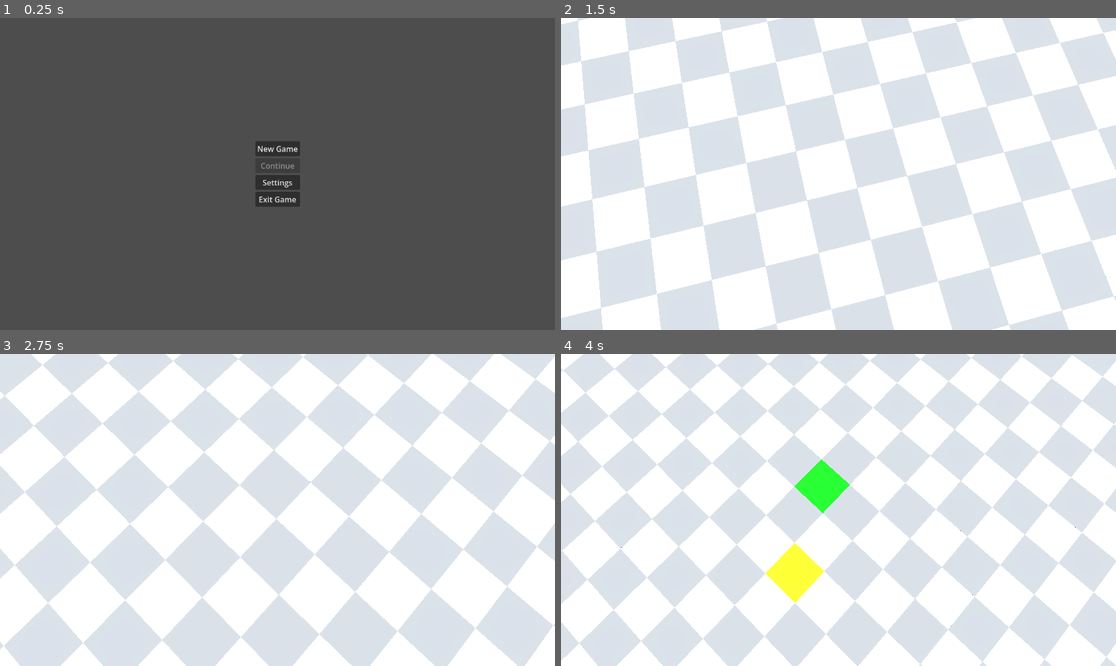
Above: before the commit, frames 1-4 (two rows, left to right).
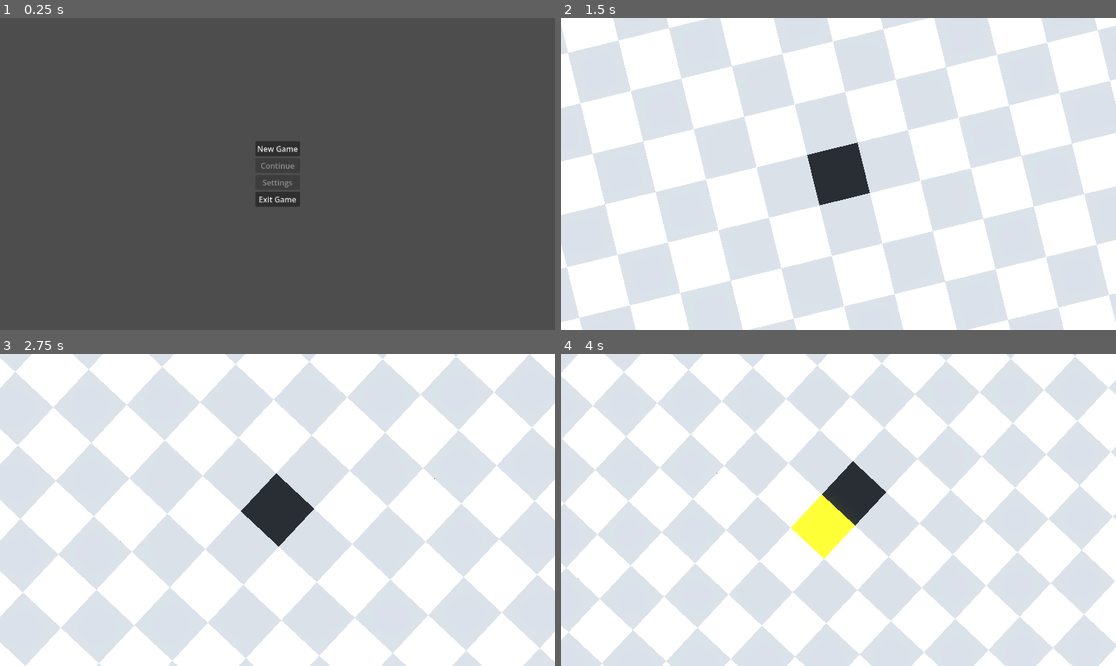
Above: after the commit, the same moments.

Repository: KaschaArtem/Hamlet
Game: Godot game, scene res://scenes/active_scenes/main_menu.tscn
The game is run twice, just before and just after one commit, with the same random seed, the same clock (stepped at 60 frames per second) and the same inputs.
Inputs (mouse positions are in pixels of both pictures, inside the frame that each line leads up to):
- Up to frame 1 (0.25 s): no input
- Up to frame 2 (1.5 s): click "New Game" at 0.5 s; tap Enter at 1.25 s; move the mouse to (960, 158) at 1.27 s; hold Q (rotate_camera_left) from 1.28 s (still down); click (960, 158) at 1.42 s
- Up to frame 3 (2.75 s): move the mouse to (166, 525) at 2.02 s; release Q (rotate_camera_left) at 2.03 s; tap E (rotate_camera_right) at 2.1 s; click (166, 525) at 2.17 s
- Up to frame 4 (4 s): tap Space at 2.75 s; move the mouse to (894, 441) at 2.77 s; tap 2 (set_build_to_field) at 2.85 s; click (894, 441) at 2.92 s; tap Enter at 3.5 s; move the mouse to (810, 572) at 3.52 s; tap 1 (set_build_to_house) at 3.6 s; click (810, 572) at 3.67 s

The runs differ from the first frame. In frame 1, less than 0.1% of the frame differs, in the area x 47-53%, y 51-55%; in frame 2, 32%; in frame 3, 56%, in the area x 0-100%, y 0-100%; in frame 4, 53%.

Commit message:
added conditions for building and destroying

Diff:
--- a/scenes/active_scenes/game.tscn
+++ b/scenes/active_scenes/game.tscn
@@ -6,6 +6,7 @@
 [ext_resource type="PackedScene" uid="uid://ci0nlieych60m" path="res://scenes/game_scenes/objects_scenes/tile.tscn" id="2_amqpi"]
 [ext_resource type="PackedScene" uid="uid://w5ckrpu1yclv" path="res://scenes/game_scenes/objects_scenes/field.tscn" id="3_6djtn"]
 [ext_resource type="PackedScene" uid="uid://dncobx6fil0al" path="res://scenes/game_scenes/objects_scenes/house.tscn" id="4_5uvhb"]
+[ext_resource type="PackedScene" uid="uid://cjxhndyn3jg3" path="res://scenes/game_scenes/objects_scenes/main_tile.tscn" id="4_g754w"]
 [ext_resource type="PackedScene" uid="uid://d1p02ukg7kcfy" path="res://scenes/game_scenes/objects_scenes/pasture.tscn" id="5_g754w"]
 
 [sub_resource type="ProceduralSkyMaterial" id="ProceduralSkyMaterial_ggqa2"]
@@ -34,7 +35,7 @@
 shadow_enabled = true
 
 [node name="Camera3D" type="Camera3D" parent="." unique_id=171625142 node_paths=PackedStringArray("ground")]
-transform = Transform3D(1, 0, 0, 0, 0.17364822, 0.9848077, 0, -0.9848077, 0.17364822, 0, 0, 0)
+transform = Transform3D(1, 0, 0, 0, -4.3711385e-08, 0.99999994, 0, -0.99999994, -4.3711385e-08, 0, 0, 0)
 projection = 2
 fov = 60.0
 size = 0.06
@@ -44,6 +45,7 @@
 [node name="Ground" type="Node3D" parent="." unique_id=1711545239 node_paths=PackedStringArray("camera")]
 script = ExtResource("1_r0i7r")
 camera = NodePath("../Camera3D")
+main_tile_scene = ExtResource("4_g754w")
 tile_scene = ExtResource("2_amqpi")
 house_scene = ExtResource("4_5uvhb")
 field_scene = ExtResource("3_6djtn")
--- a/scenes/active_scenes/main_menu.tscn
+++ b/scenes/active_scenes/main_menu.tscn
@@ -35,6 +35,7 @@
 
 [node name="SettingsButton" type="Button" parent="CanvasLayer/VBoxContainer" unique_id=1143097747]
 layout_mode = 2
+disabled = true
 text = "Settings"
 
 [node name="ExitGameButton" type="Button" parent="CanvasLayer/VBoxContainer" unique_id=340629557]
--- /dev/null
+++ b/scenes/game_scenes/objects_scenes/main_tile.tscn
@@ -0,0 +1,22 @@
+[gd_scene format=3 uid="uid://cjxhndyn3jg3"]
+
+[sub_resource type="StandardMaterial3D" id="StandardMaterial3D_1cjge"]
+albedo_color = Color(0, 0, 0, 1)
+
+[sub_resource type="BoxMesh" id="BoxMesh_m68id"]
+material = SubResource("StandardMaterial3D_1cjge")
+size = Vector3(0.5, 0.1, 0.5)
+
+[sub_resource type="BoxShape3D" id="BoxShape3D_qb5rh"]
+size = Vector3(0.5, 0.001, 0.5)
+
+[node name="MainTile" type="Node3D" unique_id=1444517019]
+
+[node name="MeshInstance3D" type="MeshInstance3D" parent="." unique_id=647985628]
+transform = Transform3D(1, 0, 0, 0, 1, 0, 0, 0, 1, 0, -0.05, 0)
+mesh = SubResource("BoxMesh_m68id")
+
+[node name="StaticBody3D" type="StaticBody3D" parent="." unique_id=1258394751]
+
+[node name="CollisionShape3D" type="CollisionShape3D" parent="StaticBody3D" unique_id=1453228435]
+shape = SubResource("BoxShape3D_qb5rh")
--- a/scripts/game/camera.gd
+++ b/scripts/game/camera.gd
@@ -2,7 +2,7 @@
 
 const x_offset = 0.0
 const y_offset = 2.5
-const z_offset = 0.5
+const z_offset = 0.0
 const ROTATION_SPEED = 1.2
 
 @export var ground: Node3D
--- a/scripts/game/ground.gd
+++ b/scripts/game/ground.gd
@@ -1,11 +1,12 @@
 @tool
-extends Node
+extends Node3D
 
 const GRID_SIZE = 31
 const TILE_SIZE = 0.5
 
 @export var camera: Camera3D
 
+@export var main_tile_scene: PackedScene
 @export var tile_scene: PackedScene
 @export var house_scene: PackedScene
 @export var field_scene: PackedScene
@@ -18,8 +19,8 @@
 	init_ground_grid()
 	generate_grid()
 
-	ground_grid[grid_center][grid_center] = 999
-	camera.update_position()
+	if !Engine.is_editor_hint():
+		camera.update_position()
 
 
 func init_ground_grid():
@@ -27,7 +28,7 @@
 		ground_grid.append([])
 		for j in range(GRID_SIZE):
 			ground_grid[i].append(0)
-
+	ground_grid[grid_center][grid_center] = 999
 
 func apply_chess_color(tile, x, z):
 	var mesh_instance = tile.get_node("MeshInstance3D")
@@ -37,20 +38,85 @@
 	else:
 		material.albedo_color = Color(0.5, 0.5, 0.5)
 	mesh_instance.material_override = material
-
+func add_main_tile(x, z):
+	var main_tile = main_tile_scene.instantiate()
+	main_tile.position = Vector3(x * TILE_SIZE, 0, z * TILE_SIZE)
+	add_child(main_tile)
+func add_empty_tile(x, z):
+	var tile = tile_scene.instantiate()
+	tile.position = Vector3(x * TILE_SIZE, 0, z * TILE_SIZE)
+	add_child(tile)
+	apply_chess_color(tile, x, z)
+func add_house_tile(x, z):
+	var house = house_scene.instantiate()
+	house.position = Vector3(x * TILE_SIZE, 0, z * TILE_SIZE)
+	add_child(house)
+func add_field_tile(x, z):
+	var field = field_scene.instantiate()
+	field.position = Vector3(x * TILE_SIZE, 0, z * TILE_SIZE)
+	add_child(field)
+func add_pasture_tile(x, z):
+	var pasture = pasture_scene.instantiate()
+	pasture.position = Vector3(x * TILE_SIZE, 0, z * TILE_SIZE)
+	add_child(pasture)
 
 func generate_grid():
 	for x in range(GRID_SIZE):
 		for z in range(GRID_SIZE):
-			var tile = tile_scene.instantiate()
-			tile.position = Vector3(x * TILE_SIZE, 0, z * TILE_SIZE)
-			add_child(tile)
-			apply_chess_color(tile, x, z)
+			if x == grid_center and z == grid_center:
+				add_main_tile(x, z)
+			else:
+				add_empty_tile(x, z)
 
 
 func can_place_empty_tile(grid, x, z) -> bool:
-	return true
-func can_place_house_tile(x, z) -> bool:
+	var original_positive = 0
+	for row in grid:
+		for value in row:
+			if value > 0:
+				original_positive += 1
+
+	grid[z][x] = 0
+
+	var visited := []
+	for i in range(GRID_SIZE):
+		visited.append([])
+		for j in range(GRID_SIZE):
+			visited[i].append(false)
+
+	var queue := []
+	var reachable_positive := 0
+
+	queue.append(Vector2i(grid_center, grid_center))
+	visited[grid_center][grid_center] = true
+
+	var directions = [
+		Vector2i(1, 0),
+		Vector2i(-1, 0),
+		Vector2i(0, 1),
+		Vector2i(0, -1)
+	]
+
+	while queue.size() > 0:
+		var current = queue.pop_front()
+		var cx = current.x
+		var cz = current.y
+
+		if grid[cz][cx] > 0:
+			reachable_positive += 1
+
+		for dir in directions:
+			var nx = cx + dir.x
+			var nz = cz + dir.y
+
+			if nx >= 0 and nx < GRID_SIZE and nz >= 0 and nz < GRID_SIZE:
+				if not visited[nz][nx] and grid[nz][nx] > 0:
+					visited[nz][nx] = true
+					queue.append(Vector2i(nx, nz))
+
+	grid[z][x] = 1
+	return reachable_positive == original_positive - 1
+func can_place_building_tile(x, z) -> bool:
 	var directions = [
 		Vector2(0, -1),
 		Vector2(0, 1),
@@ -67,43 +133,30 @@
 			if value == 1:
 				return true
 	return false
-func can_place_field_tile(grid, x, z) -> bool:
-	return true
-func can_place_pasture_tile(grid, x, z) -> bool:
-	return true
 
-func add_empty_tile(tile_object, x, z):
+func replace_with_empty_tile(tile_object, x, z):
 	if !can_place_empty_tile(ground_grid, x, z):
 		return
 	tile_object.queue_free()
-	var tile = tile_scene.instantiate()
-	tile.position = Vector3(x * TILE_SIZE, 0, z * TILE_SIZE)
-	add_child(tile)
-	apply_chess_color(tile, x, z)
+	add_empty_tile(x, z)
 	ground_grid[z][x] = 0
-func add_house_tile(tile_object, x, z):
-	if !can_place_house_tile(x, z):
-		return
-	ground_grid[z][x] = 1
-	tile_object.queue_free()
-	var house = house_scene.instantiate()
-	house.position = Vector3(x * TILE_SIZE, 0, z * TILE_SIZE)
-	add_child(house)
-func add_field_tile(tile_object, x, z):
-	if !can_place_field_tile(ground_grid, x, z):
+func replace_with_house_tile(tile_object, x, z):
+	if !can_place_building_tile(x, z):
 		return
 	tile_object.queue_free()
-	var field = field_scene.instantiate()
-	field.position = Vector3(x * TILE_SIZE, 0, z * TILE_SIZE)
-	add_child(field)
-	ground_grid[z][x] = 2
-func add_pasture_tile(tile_object, x, z):
-	if !can_place_pasture_tile(ground_grid, x, z):
+	add_house_tile(x, z)
+	ground_grid[z][x] = 1
+func replace_with_field_tile(tile_object, x, z):
+	if !can_place_building_tile(x, z):
 		return
 	tile_object.queue_free()
-	var pasture = pasture_scene.instantiate()
-	pasture.position = Vector3(x * TILE_SIZE, 0, z * TILE_SIZE)
-	add_child(pasture)
+	add_field_tile(x, z)
+	ground_grid[z][x] = 2
+func replace_with_pasture_tile(tile_object, x, z):
+	if !can_place_building_tile(x, z):
+		return
+	tile_object.queue_free()
+	add_pasture_tile(x, z)
 	ground_grid[z][x] = 3
 
 func update_grid_tile(tile_object, to_state):
@@ -115,10 +168,10 @@
 		return
 	match to_state:
 		0:
-			add_empty_tile(tile_object, x, z)
+			replace_with_empty_tile(tile_object, x, z)
 		1:
-			add_house_tile(tile_object, x, z)
+			replace_with_house_tile(tile_object, x, z)
 		2:
-			add_field_tile(tile_object, x, z)
+			replace_with_field_tile(tile_object, x, z)
 		3:
-			add_pasture_tile(tile_object, x, z)
+			replace_with_pasture_tile(tile_object, x, z)
